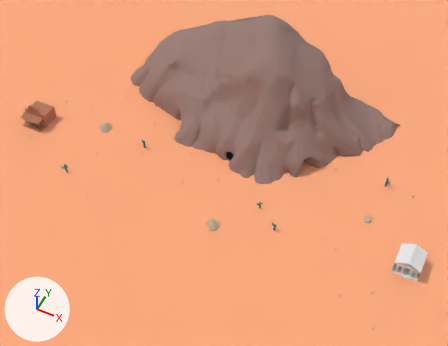
What one commit did to the Blender file blender/map.blend.
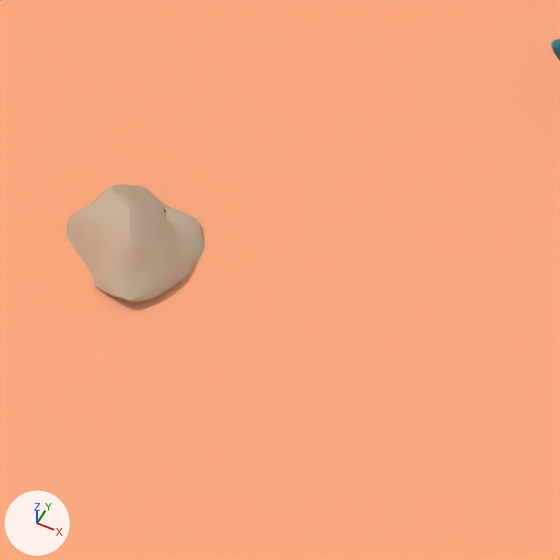
The first picture shows the older version from a 50 mm camera at (19.2, -34.4, 46.3) aimed at (1.2, 1.5, 1.4). The close-ups show both versions on the part from 44% to 58% of the width and 58% to 75% of the height of that picture; other places that the commit changed are outside them. Lighting does not change. The marker at lower left points along +X, +Y and +Z.

Objects in the first close-up: 'Floor', 'Rock'.
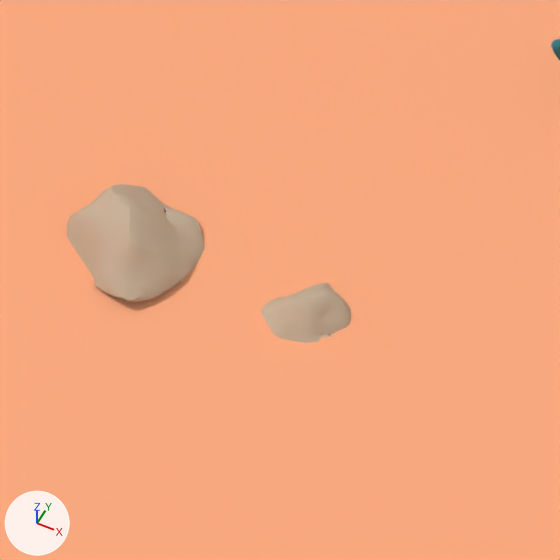
Boxes [x1, y1, x2, y2] around the edits, measured in the close-ups (560 x 560 px):
'Rock.003', added (beige)
    after: [261, 283, 351, 343]

Diff of the bpy script that builds the scene:
```diff
--- a/blender/map.blend.py
+++ b/blender/map.blend.py
@@ ob_rock_003 @@
+ob_rock_003 = bpy.data.objects.new('Rock.003', me_icosphere.copy())  # the mesh of ob_rock
+ob_rock_003.location = (4.57, -3.6, -0.11)
+ob_rock_003.rotation_euler = (0.0, 0.0, -1.205)  # degrees (0, 0, -69)
+ob_rock_003.scale = (0.657, 0.657, 0.657)
```
